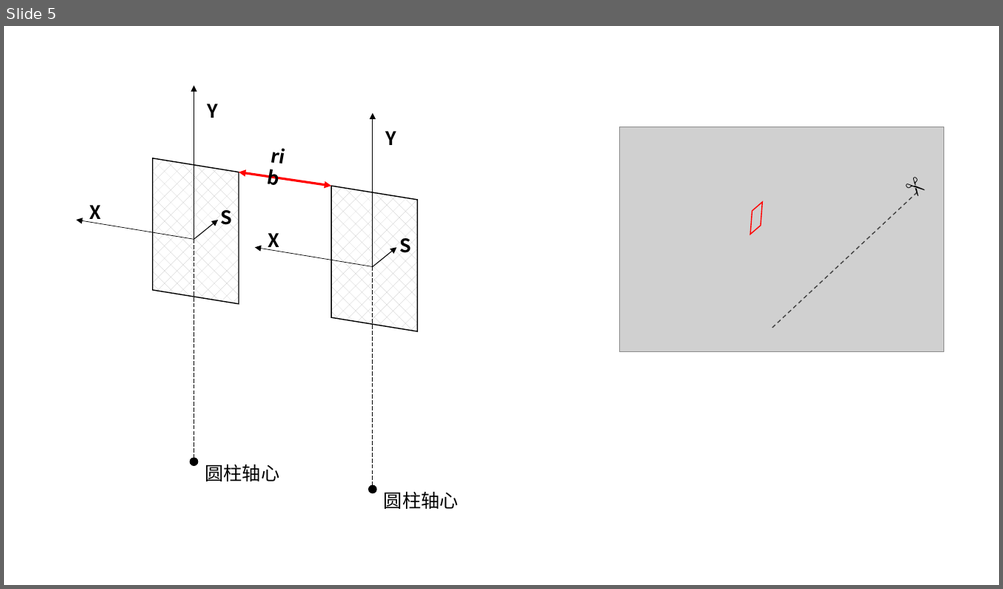
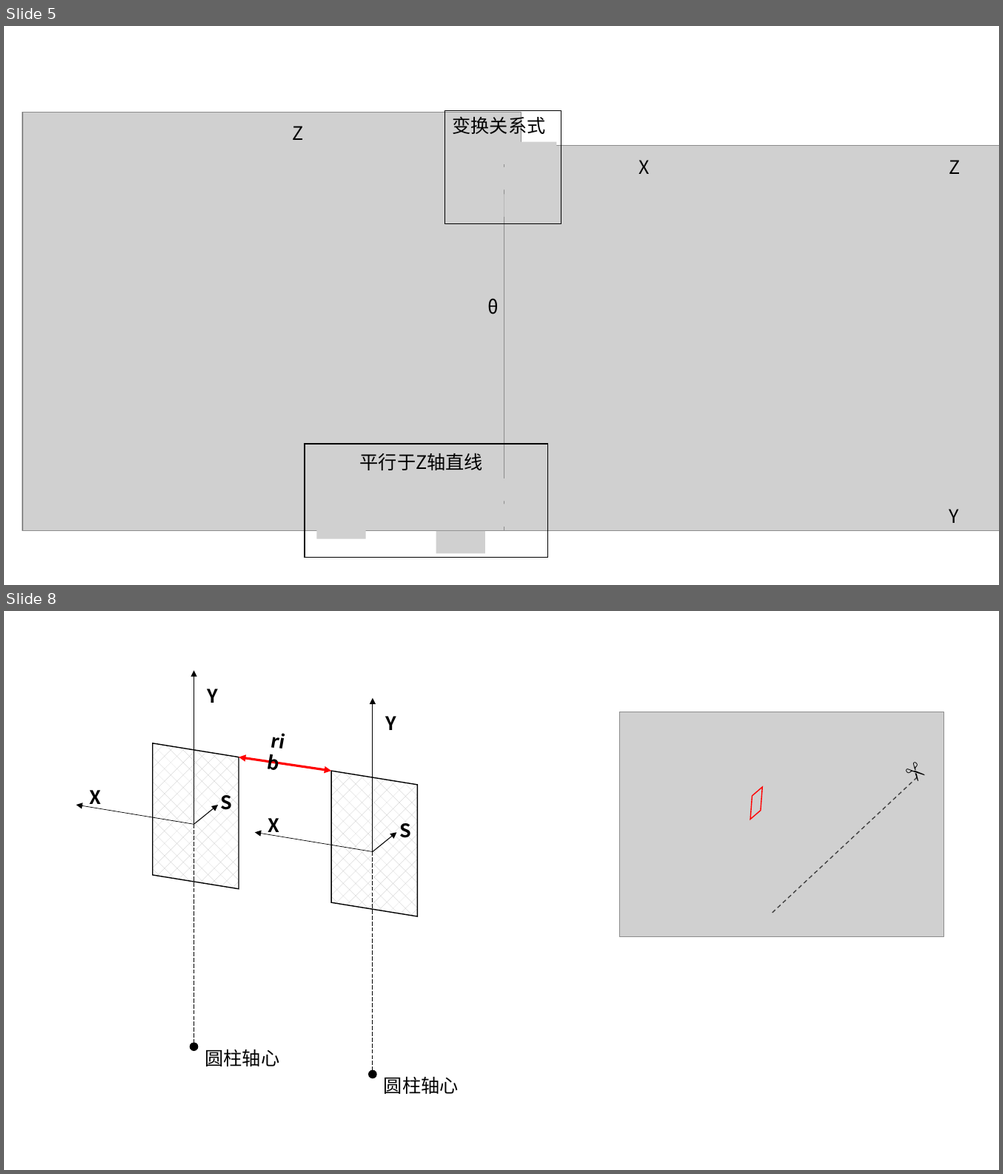
Before and after one commit to madokast/madokast.github.io.old, a slide deck: books/cct/cct学习/直线CCT和RIB宽度理论推导/CCT几何分析并解决rib宽度问题.pptx. Shown one above the other, each under a label of ours: slide 5 before the commit, slides 5 and 8 after it; the slides between them are not shown. The pictures are 1003x589 and 1003x1174 pixels, drawn with LibreOffice and Linux fonts; fonts in the diff are those of the drawing; grey boxes stand for pictures. Boxes give left, top, right and bottom in pixels: in the first picture for what was removed or moved away, otherwise in the second. Text is boxed around its words. In the diff, an @@ line names an element or a change of style, - is before the commit and + after.

```diff
--- a/books/cct/cct学习/直线CCT和RIB宽度理论推导/CCT几何分析并解决rib宽度问题.pptx
+++ b/books/cct/cct学习/直线CCT和RIB宽度理论推导/CCT几何分析并解决rib宽度问题.pptx
@@ slide 5 added at (4,26,999,585), background #FFFFFF @@
@@ picture added at (22,113,521,532) @@
@@ rectangle added at (445,110,561,224), outline #000000 1 pt @@
@@ text added at (452,113,546,137), 18 pt, text #000000 @@
+变换关系式
@@ text added at (293,126,304,140), 18 pt, text #000000 @@
+Z
@@ picture added at (452,141,557,164) @@
@@ picture added at (504,145,999,531) @@
@@ picture added at (452,167,554,190) @@
@@ text added at (638,160,649,174), 18 pt, text #000000 @@
+X
@@ text added at (949,160,960,174), 18 pt, text #000000 @@
+Z
@@ picture added at (452,195,505,217) @@
@@ text added at (488,298,499,315), 18 pt, text #000000 @@
+θ
@@ rectangle added at (304,445,548,558), outline #000000 1 pt @@
@@ text added at (360,453,483,471), 18 pt, text #000000 @@
+平行于Z轴直线
@@ picture added at (316,491,375,514) @@
@@ picture added at (436,479,550,501) @@
@@ picture added at (436,504,547,527) @@
@@ text added at (949,509,959,523), 18 pt, text #000000 @@
+Y
@@ picture added at (316,517,366,540) @@
@@ picture added at (436,532,485,554) @@
@@ what was slide 5 is now slide 8 @@
```
Also in this commit, not shown: 3 slides changed, 8 other slides added, 8 other files.
